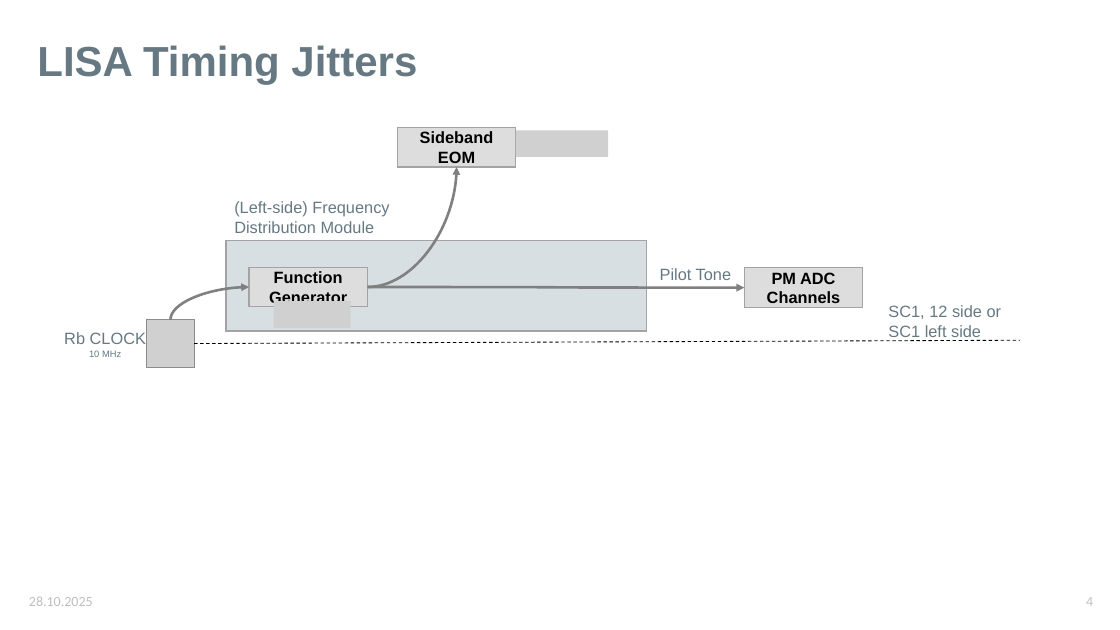
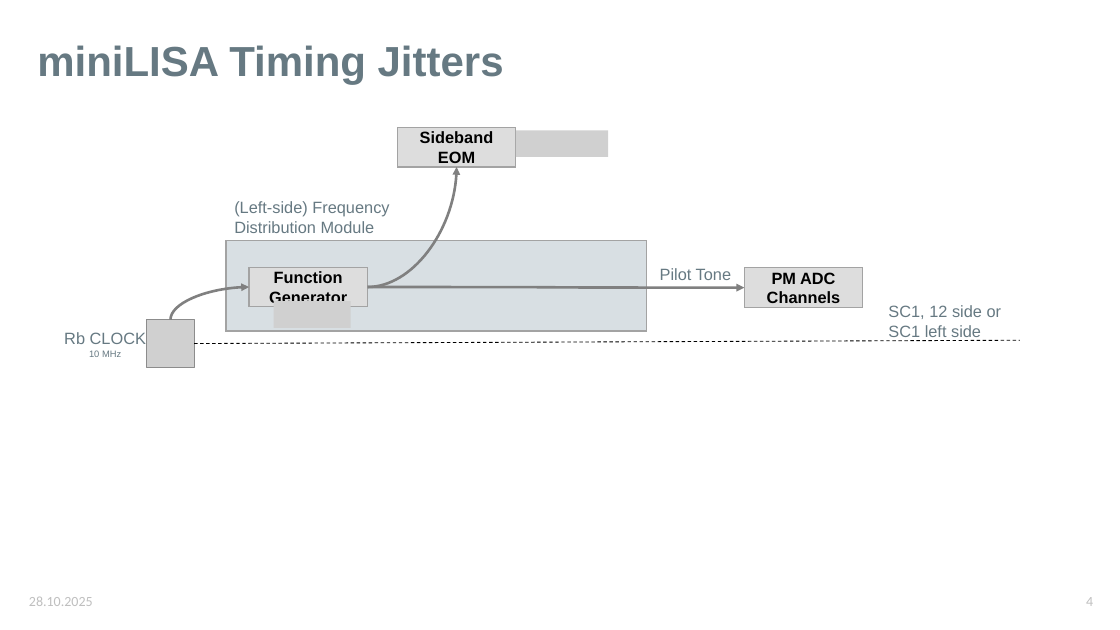
Before and after one commit to karinkruuse/Esitlused, a slide deck: slide 4 of frequency distribution.pptx. Drawn at 1120x630 pixels with LibreOffice and Linux fonts; fonts in the diff are those of the drawing; grey boxes stand for pictures. Boxes give left, top, right and bottom in pixels: in the first picture for what was removed or moved away, otherwise in the second. Text is boxed around its words. In the diff, an @@ line names an element or a change of style, - is before the commit and + after.

```diff
--- a/frequency distribution.pptx
+++ b/frequency distribution.pptx
@@ title at (x1=37, y1=45, x2=504, y2=85): text changed @@
-LISA Timing Jitters
+miniLISA Timing Jitters
```
